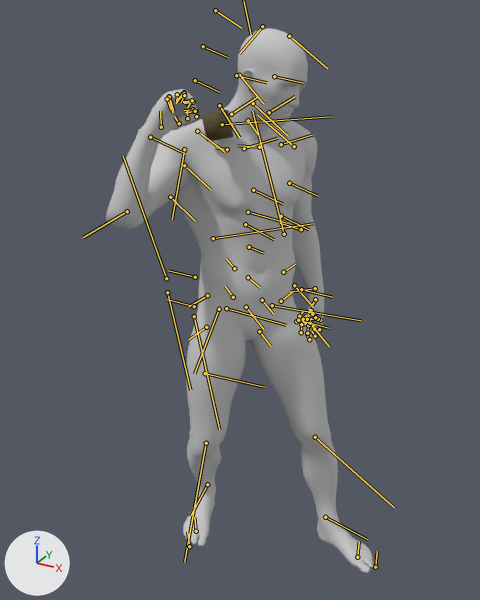
Before and after pictures for a commit that changed the FBX model Character/Animation/Fbx/Idle/Anim_Weapon_7_R_TurnR90.FBX.
Camera for both pictures: a 50 mm camera at (0.92, -1.678, 1.816) aimed at (-0.086, 0.15, 0.902). The lights are fixed; the arrows at lower left show +X, +Y and +Z. Both versions are drawn at frame 5 of the action 'Take 001'; the numbers are the values there. The bones that bend it are drawn over the model as lines.

Objects in the first picture: 'Male_Body', 'Male_Eyeball', 'Male_Eyelash', 'Male_Foot', 'Male_Hand', 'Male_Head', 'Male_Leg', 'Mesh_Wepaon_7_0_R'.
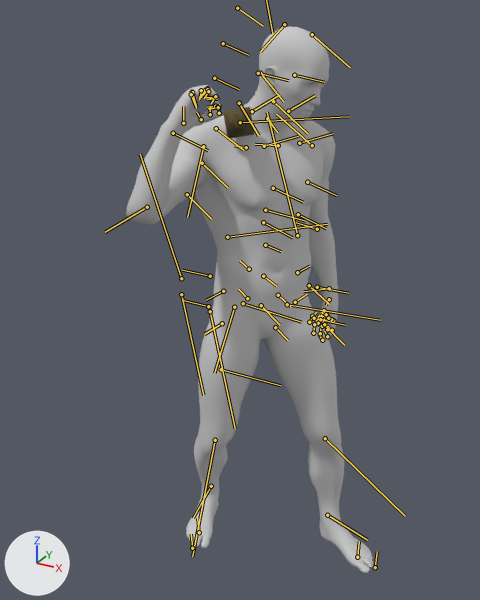
ob_point_take_r is not drawn itself; it is the parent of ob_mesh_wepaon_7_0_r.

Patch to the scene script:
```diff
--- a/Character/Animation/Fbx/Idle/Anim_Weapon_7_R_TurnR90.FBX.py
+++ b/Character/Animation/Fbx/Idle/Anim_Weapon_7_R_TurnR90.FBX.py
@@ bone_rig_object @@
 bone_rig_object = bpy.data.objects['Bip001']  # the whole rig 'Bip001'
-bone_rig_object.location = (0.269, 2.595, 94.391)
-bone_rig_object.rotation_euler = (-0.0524, -0.0175, -0.663)  # degrees (-3, -1, -38)
+bone_rig_object.location = (4.308, 5.142, 94.963)
+bone_rig_object.rotation_euler = (-0.0698, 0.0, -0.663)  # degrees (-4, 0, -38)
@@ bone_bip001_pelvis @@
 bone_bip001_pelvis = bpy.data.objects['Bip001'].pose.bones['Bip001 Pelvis']
-bone_bip001_pelvis.rotation_quaternion = (0.948, -0.317, -0.035, 0.007)  # degrees (-37, -3, 2)
+bone_bip001_pelvis.rotation_quaternion = (0.948, -0.316, -0.045, -0.023)  # degrees (-37, -6, -1)
@@ bone_bip001_spine @@
 bone_bip001_spine = bpy.data.objects['Bip001'].pose.bones['Bip001 Spine']  # child of 'Bip001 Pelvis'
-bone_bip001_spine.location = (0.0, 0.0, 0.0)
-bone_bip001_spine.rotation_quaternion = (0.999, 0.031, 0.007, -0.041)  # degrees (3, 1, -5)
+bone_bip001_spine.location = (0.0, 0.6, 0.0)
+bone_bip001_spine.rotation_quaternion = (0.999, 0.031, 0.008, -0.009)  # degrees (4, 1, -1)
@@ bone_bip001_r_thigh @@
 bone_bip001_r_thigh = bpy.data.objects['Bip001'].pose.bones['Bip001 R Thigh']  # child of 'Bip001 Pelvis'
-bone_bip001_r_thigh.rotation_quaternion = (0.989, 0.134, 0.041, 0.053)  # degrees (16, 4, 7)
+bone_bip001_r_thigh.rotation_quaternion = (0.992, 0.127, 0.023, 0.014)  # degrees (15, 2, 2)
@@ bone_bip001_r_calf @@
 bone_bip001_r_calf = bpy.data.objects['Bip001'].pose.bones['Bip001 R Calf']  # child of 'Bip001 R Thigh'
-bone_bip001_r_calf.rotation_quaternion = (0.961, 0.0, 0.0, -0.278)  # degrees (0, 0, -32)
+bone_bip001_r_calf.rotation_quaternion = (0.968, 0.0, 0.0, -0.251)  # degrees (0, 0, -29)
@@ bone_bip001_r_foot @@
 bone_bip001_r_foot = bpy.data.objects['Bip001'].pose.bones['Bip001 R Foot']  # child of 'Bip001 R Calf'
-bone_bip001_r_foot.rotation_quaternion = (0.979, -0.09, 0.058, 0.172)  # degrees (-9, 8, 19)
+bone_bip001_r_foot.rotation_quaternion = (0.984, -0.08, 0.072, 0.139)  # degrees (-8, 9, 15)
@@ bone_bip001_l_thigh @@
 bone_bip001_l_thigh = bpy.data.objects['Bip001'].pose.bones['Bip001 L Thigh']  # child of 'Bip001 Pelvis'
-bone_bip001_l_thigh.rotation_quaternion = (0.98, -0.039, 0.071, 0.18)  # degrees (-3, 9, 21)
+bone_bip001_l_thigh.rotation_quaternion = (0.986, -0.032, 0.067, 0.149)  # degrees (-2, 8, 17)
@@ bone_bip001_l_calf @@
 bone_bip001_l_calf = bpy.data.objects['Bip001'].pose.bones['Bip001 L Calf']  # child of 'Bip001 L Thigh'
-bone_bip001_l_calf.rotation_quaternion = (0.991, 0.0, 0.0, -0.136)  # degrees (0, 0, -16)
+bone_bip001_l_calf.rotation_quaternion = (0.986, 0.0, 0.0, -0.167)  # degrees (0, 0, -19)
@@ bone_bip001_l_foot @@
 bone_bip001_l_foot = bpy.data.objects['Bip001'].pose.bones['Bip001 L Foot']  # child of 'Bip001 L Calf'
-bone_bip001_l_foot.rotation_quaternion = (0.998, -0.008, -0.016, -0.06)  # degrees (-1, -2, -7)
+bone_bip001_l_foot.rotation_quaternion = (0.999, 0.037, -0.014, -0.021)  # degrees (4, -1, -3)
```

Where the change shows, as pixel boxes (x1, y1, x2, y2) in the pictures (480 x 600 px):
'Male_Body', posed: before (106, 119, 322, 290); after (126, 115, 337, 287)
'Male_Leg', posed: before (186, 280, 338, 514); after (194, 277, 344, 513)
'Male_Head', posed: before (220, 28, 308, 201); after (241, 26, 330, 198)
'Male_Hand', posed: before (133, 89, 324, 339); after (155, 85, 338, 338)
'Male_Foot', posed: before (183, 481, 374, 573); after (186, 483, 374, 573)
'Mesh_Wepaon_7_0_R', posed: before (201, 110, 233, 142); after (223, 107, 254, 139)
'Male_Eyelash', posed (9% narrower): before (284, 85, 306, 89); after (306, 83, 326, 87)
'Male_Eyeball', posed (not visible afterwards): before (286, 85, 302, 88)
bone 'Bip001 Pelvis', root to tip: before (246, 307) to (263, 329); after (261, 305) to (279, 324)
bone 'Bip001 Spine', root to tip: before (248, 277) to (260, 287); after (263, 276) to (276, 286)
bone 'Bip001 R Thigh', root to tip: before (219, 309) to (194, 373); after (234, 307) to (214, 373)
bone 'Bip001 R Calf', root to tip: before (206, 443) to (184, 562); after (215, 440) to (192, 556)
bone 'Bip001 R Foot', root to tip: before (207, 484) to (190, 516); after (211, 486) to (193, 518)
bone 'Bip001 L Thigh', root to tip: before (272, 305) to (360, 320); after (287, 304) to (380, 320)
bone 'Bip001 L Calf', root to tip: before (315, 437) to (394, 507); after (325, 438) to (405, 516)
bone 'Bip001 L Foot', root to tip: before (325, 517) to (367, 539); after (327, 515) to (367, 540)
